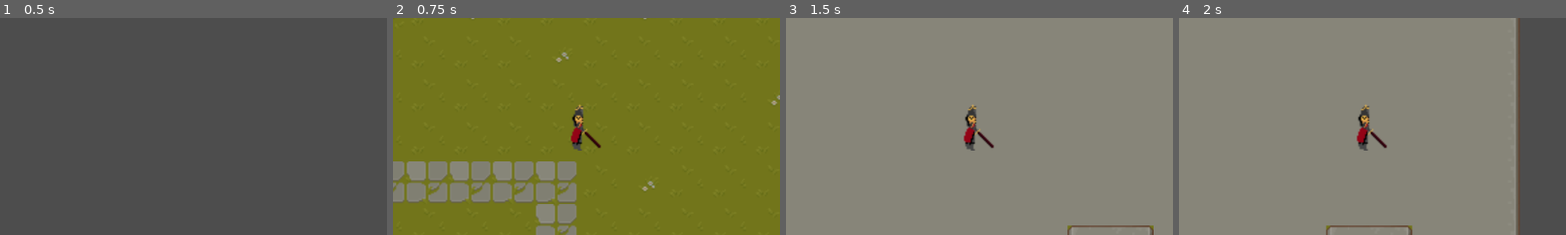
Above: before the commit, frames 1-4 (left to right).
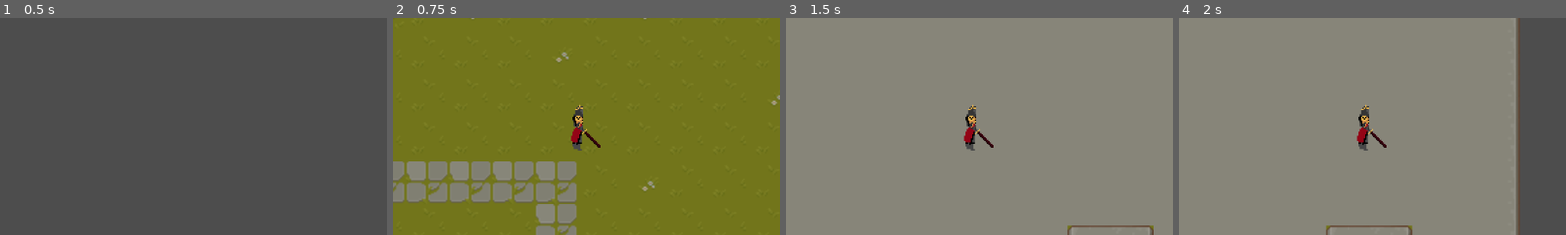
Above: after the commit, the same moments.

Repository: Mad-Rat-Interactive/Nameless-King
Game: Godot game, scene res://autoloads/scenes/main_menu.tscn
Two runs of this game, one before a commit and one after it. Both use one fixed random seed, a clock stepped at 60 frames per second and the inputs below.
Inputs:
- Up to frame 1 (0.5 s): no input
- Up to frame 2 (0.75 s): click "Play" at 0.5 s
- Up to frame 3 (1.5 s): tap Enter at 1.25 s; hold D (right) from 1.28 s (still down); hold Space (lantern) from 1.28 s (still down)
- Up to frame 4 (2 s): keep holding D (right); keep holding Space (lantern)
The pictures show only the part of the screen within x 26-76%, y 27-77%; the shares and areas given below are measured in that part.

Frame 1 is identical in both runs. In frame 2, 0.1% of the frame differs, in the area x 46-54%, y 40-60%; in frame 3, 0.1%, in the area x 46-54%, y 40-61%; in frame 4, 0.1%.

Commit message:
Crisp sprite
Change filter to linear

Diff:
--- a/autoloads/scenes/player.tscn
+++ b/autoloads/scenes/player.tscn
@@ -114,16 +114,18 @@
 states/move_right/node = SubResource("AnimationNodeAnimation_jrw8f")
 states/move_right/position = Vector2(699, -71)
 transitions = ["Start", "idle", SubResource("AnimationNodeStateMachineTransition_tdfm1"), "idle", "move_right", SubReso …(361 unchanged characters)…
-graph_offset = Vector2(-73, -117)
+graph_offset = Vector2(-87, -114)
 
 [node name="CharacterBody2D" type="CharacterBody2D"]
 
 [node name="Sprite2D" type="Sprite2D" parent="."]
+texture_filter = 1
 texture = ExtResource("1_kyptg")
 hframes = 6
 frame = 1
 
 [node name="CollisionShape2D" type="CollisionShape2D" parent="."]
+visible = false
 position = Vector2(1.5, 4.5)
 shape = SubResource("RectangleShape2D_ewa6i")
 
